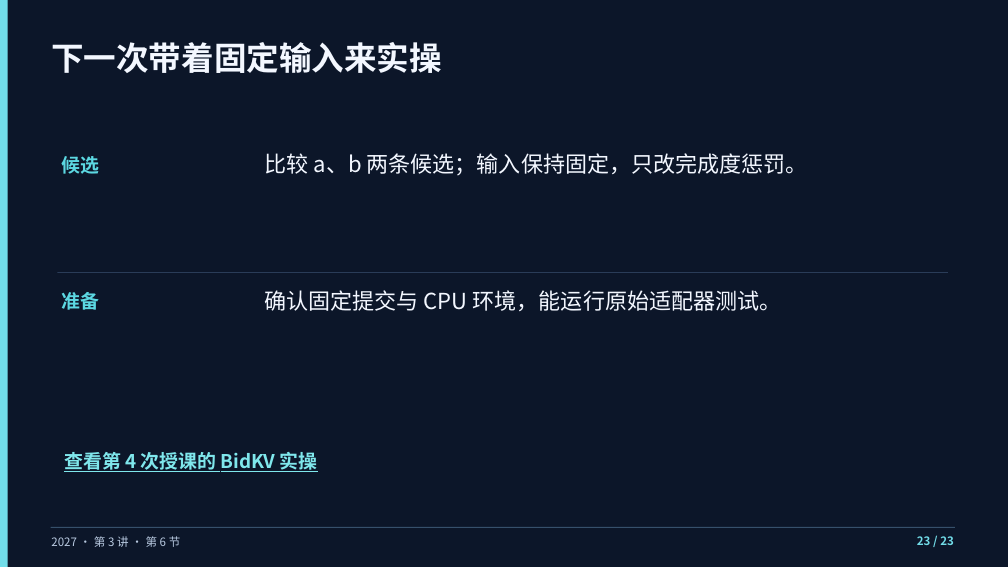
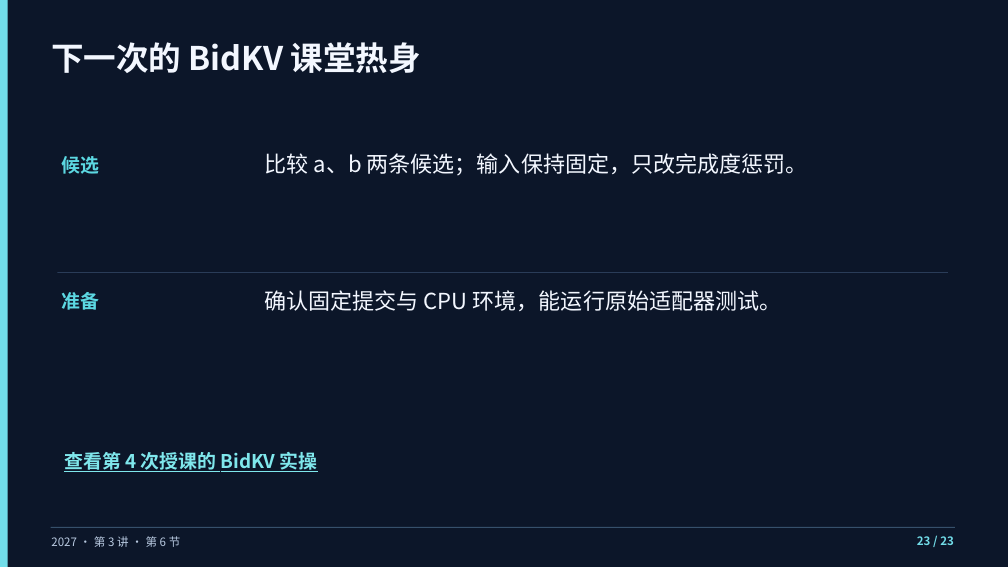
Before and after one commit to vLLM-HUST/intro-to-llm-inference-engines, a slide deck: slide 23 of build/slides/2027/lectures-8-pptx/第03讲_请求调度与连续批处理.pptx. Drawn at 1008x567 pixels with LibreOffice and Linux fonts; fonts in the diff are those of the drawing. Boxes give left, top, right and bottom in pixels: in the first picture for what was removed or moved away, otherwise in the second. Text is boxed around its words. In the diff, an @@ line names an element or a change of style, - is before the commit and + after.

```diff
--- a/build/slides/2027/lectures-8-pptx/第03讲_请求调度与连续批处理.pptx
+++ b/build/slides/2027/lectures-8-pptx/第03讲_请求调度与连续批处理.pptx
@@ text at (x1=51, y1=42, x2=421, y2=73): text changed @@
-下一次带着固定输入来实操
+下一次的 BidKV 课堂热身
```
Also in this commit, not shown: 15 other files.
